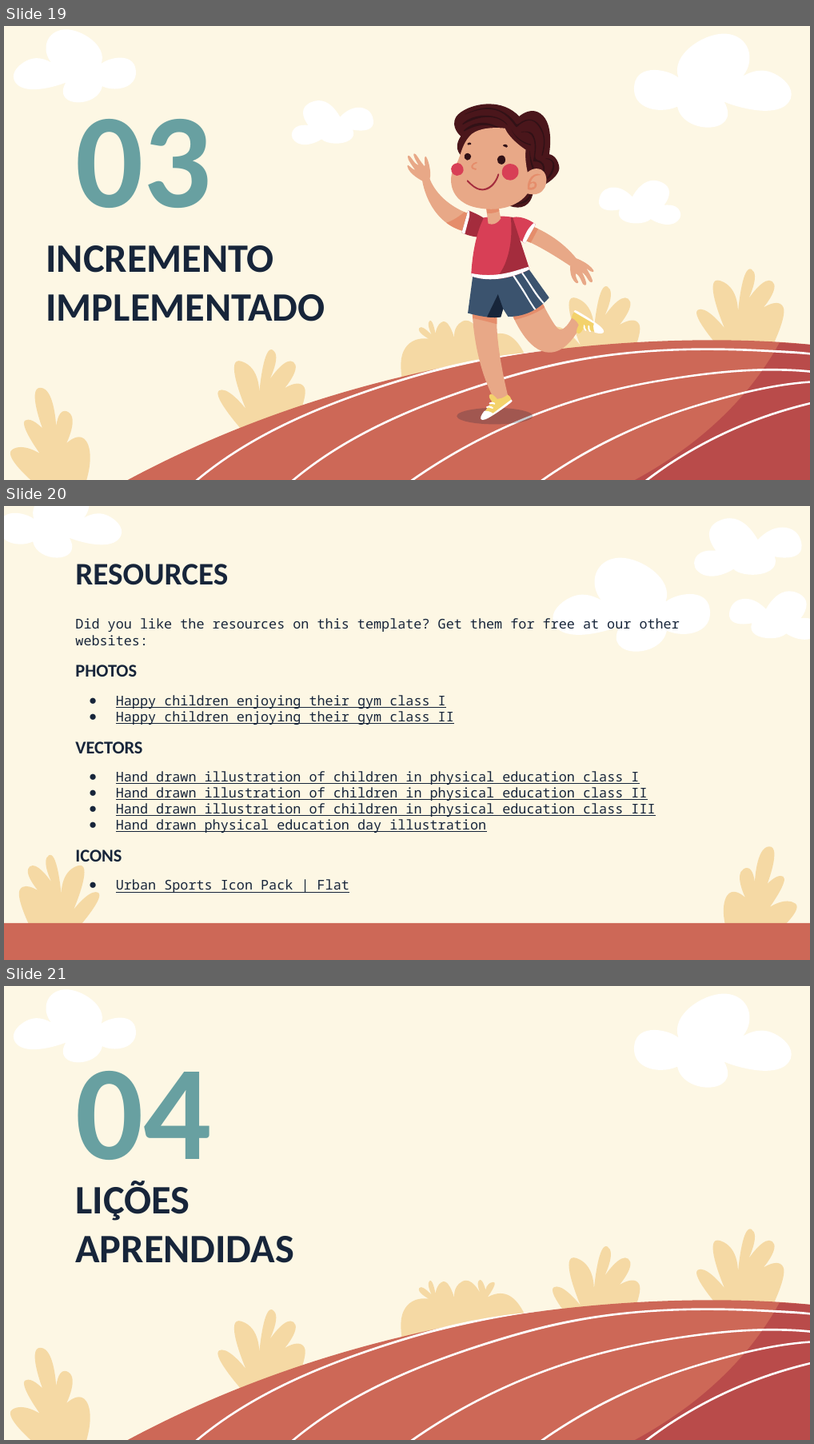
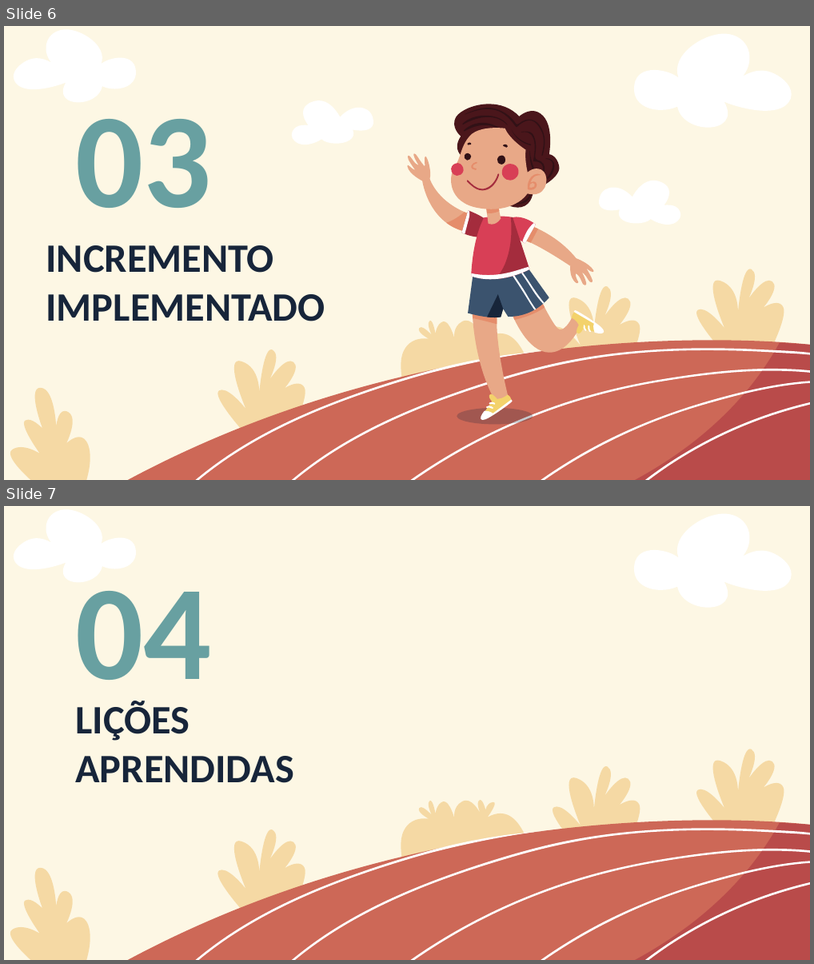
Before and after one commit to martimgil/MAS-Projeto, a slide deck: Iterações/3/Apresentação3.pptx. Shown one above the other, each under a label of ours: slides 19, 20 and 21 before the commit, slides 6 and 7 after it. The pictures are 814x1444 and 814x964 pixels, drawn with LibreOffice and Linux fonts; fonts in the diff are those of the drawing. Boxes give left, top, right and bottom in pixels: in the first picture for what was removed or moved away, otherwise in the second. Text is boxed around its words. In the diff, an @@ line names an element or a change of style, - is before the commit and + after.

```diff
--- a/Iterações/3/Apresentação3.pptx
+++ b/Iterações/3/Apresentação3.pptx
@@ slide 20 removed at box(4, 506, 810, 960), background #FDF7E4 @@
@@ freeform shape removed at box(4, 506, 124, 558) @@
@@ freeform shape removed at box(694, 518, 806, 576) @@
@@ title removed at box(75, 564, 228, 585) @@
-RESOURCES
@@ freeform shape removed at box(550, 558, 713, 651) @@
@@ freeform shape removed at box(727, 592, 810, 640) @@
@@ text removed at box(75, 618, 680, 892) @@
-Did you like the resources on this template? Get them for free at our other websites:
-PHOTOS
-● Happy children enjoying their gym class I
-● Happy children enjoying their gym class II
-VECTORS
-● Hand drawn illustration of children in physical education class I
-● Hand drawn illustration of children in physical education class II
-● Hand drawn illustration of children in physical education class III
-● Hand drawn physical education day illustration
-ICONS
-● Urban Sports Icon Pack | Flat
@@ freeform shape removed at box(15, 854, 106, 931) @@
@@ freeform shape removed at box(720, 846, 806, 940) @@
@@ rectangle removed at box(4, 923, 810, 960) @@
@@ what was slide 19 is now slide 6 @@
@@ what was slide 21 is now slide 7 @@
```
Also in this commit, not shown: 13 other slides removed, 5 other files.
